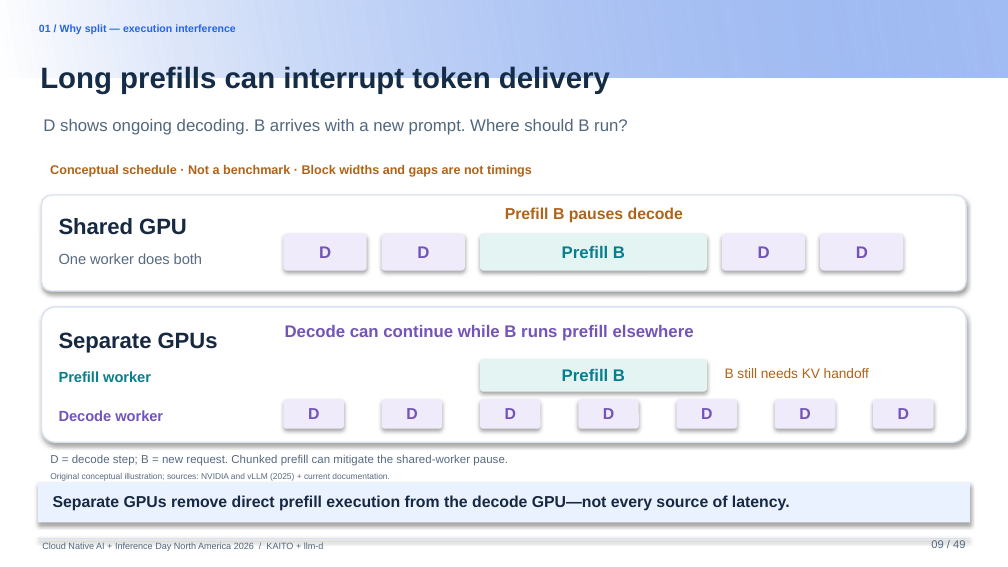
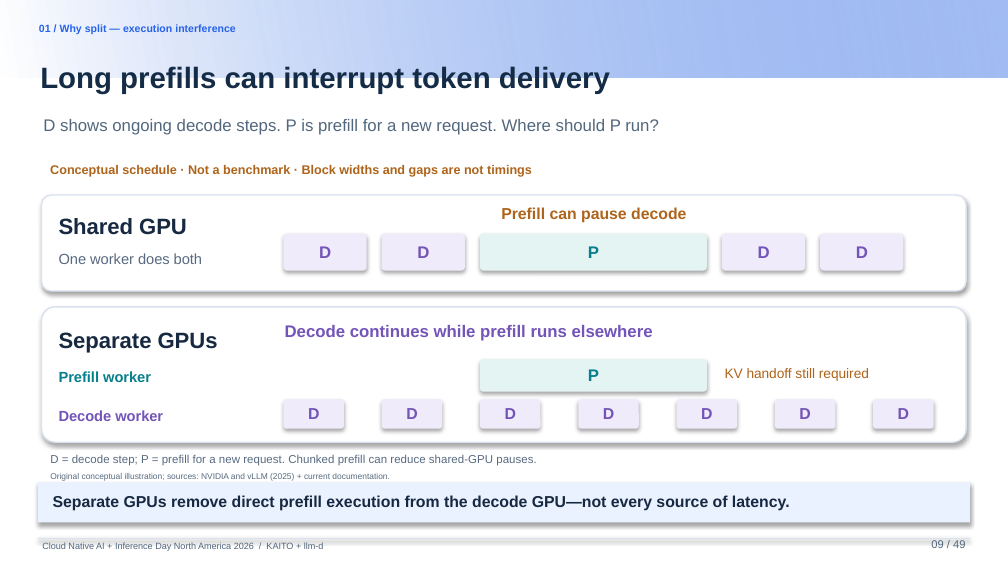
Before and after one commit to andyzhangx/demo, a slide deck: slide 9 of llm/pd-disaggregation/kubecon-na-2026-pd-disaggregation-kaito-llmd.pptx. Drawn at 1008x567 pixels with LibreOffice and Linux fonts; fonts in the diff are those of the drawing; background and template pictures are left out. Boxes give left, top, right and bottom in pixels: in the first picture for what was removed or moved away, otherwise in the second. Text is boxed around its words. In the diff, an @@ line names an element or a change of style, - is before the commit and + after.

Commit message:
Use consistent P and D phase labels in inference schedule

```diff
--- a/llm/pd-disaggregation/kubecon-na-2026-pd-disaggregation-kaito-llmd.pptx
+++ b/llm/pd-disaggregation/kubecon-na-2026-pd-disaggregation-kaito-llmd.pptx
@@ text at (43,119,659,135): text changed @@
-D shows ongoing decoding. B arrives with a new prompt. Where should B run?
+D shows ongoing decode steps. P is prefill for a new request. Where should P run?
@@ text at (501,207,686,223): text changed @@
-Prefill B pauses decode
+Prefill can pause decode
@@ text at (588,246,599,258): text changed @@
-Prefill B
+P
@@ text at (285,325,653,341): text changed @@
-Decode can continue while B runs prefill elsewhere
+Decode continues while prefill runs elsewhere
@@ text at (588,369,599,381): text changed @@
-Prefill B
+P
@@ text at (725,368,869,381): text changed @@
-B still needs KV handoff
+KV handoff still required
@@ text at (50,455,536,466): text changed @@
-D = decode step; B = new request. Chunked prefill can mitigate the shared-worker pause.
+D = decode step; P = prefill for a new request. Chunked prefill can reduce shared-GPU pauses.
```
